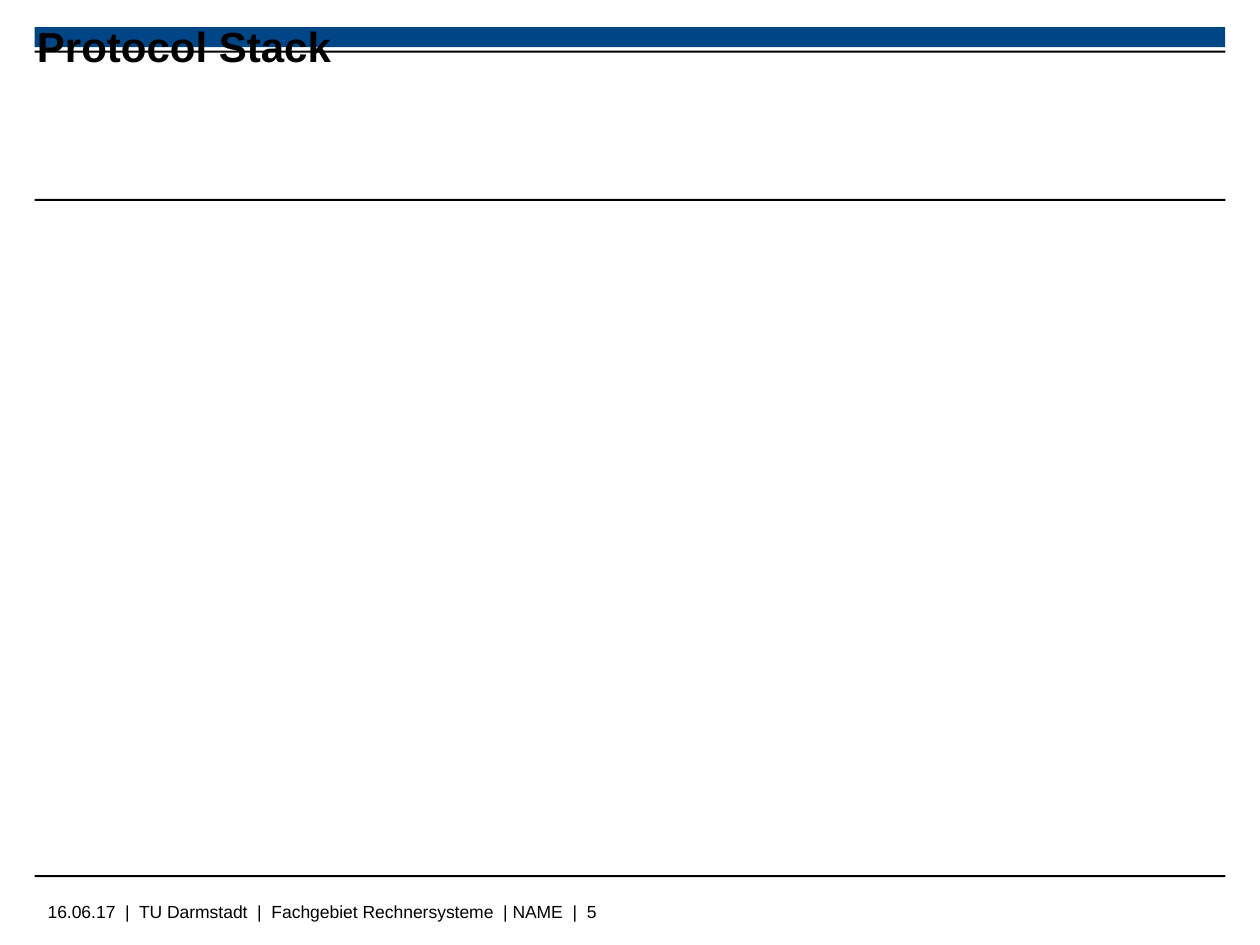
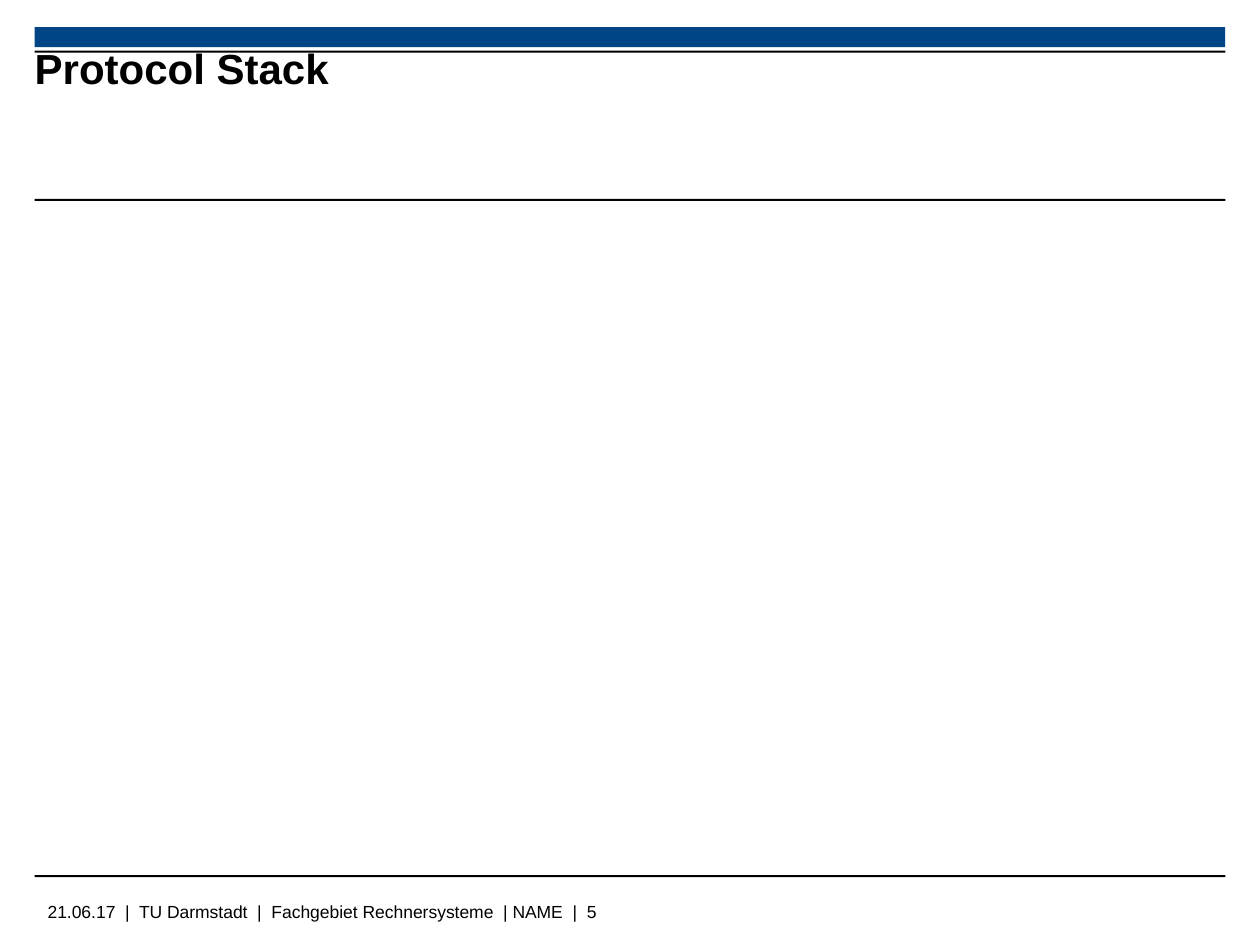
Before and after one commit to Wiero/Bachelorarbeit, a slide deck: slide 5 of Bachelorpräsenation.odp. Drawn at 1260x945 pixels with LibreOffice and Linux fonts; fonts in the diff are those of the drawing; background and template pictures are left out. Boxes give left, top, right and bottom in pixels: in the first picture for what was removed or moved away, otherwise in the second. Text is boxed around its words. In the diff, an @@ line names an element or a change of style, - is before the commit and + after.

```diff
--- a/Bachelorpräsenation.odp
+++ b/Bachelorpräsenation.odp
@@ title "Protocol Stack" rewrapped from (x1=37, y1=31, x2=331, y2=71) to (x1=35, y1=50, x2=329, y2=85) @@
@@ text at (x1=48, y1=905, x2=597, y2=922): text changed @@
-16.06.17 | TU Darmstadt | Fachgebiet Rechnersysteme | NAME | 5
+21.06.17 | TU Darmstadt | Fachgebiet Rechnersysteme | NAME | 5
```
Also in this commit, not shown: 3 other slides changed, 2 slides added, 1 slide removed, 1 other file.
